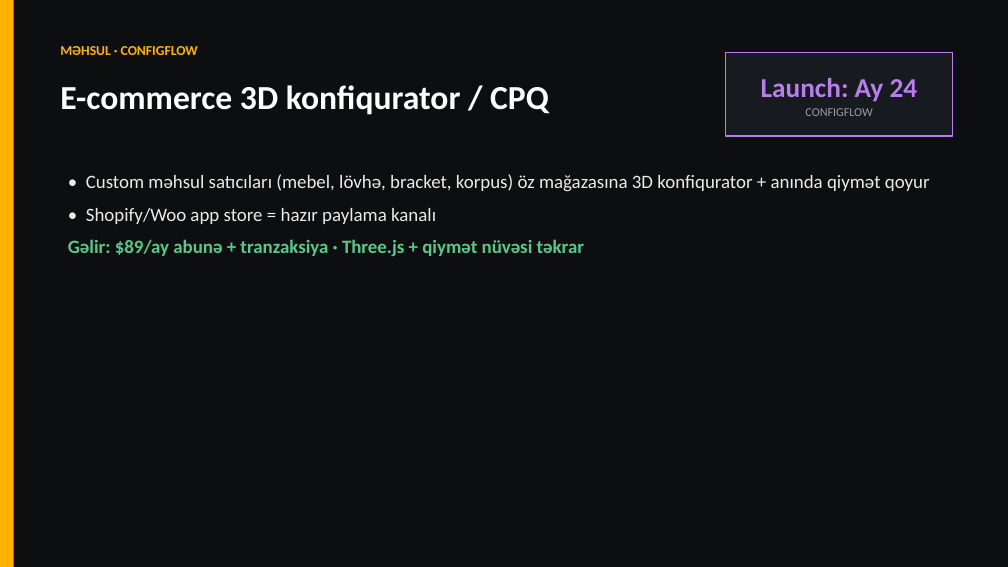
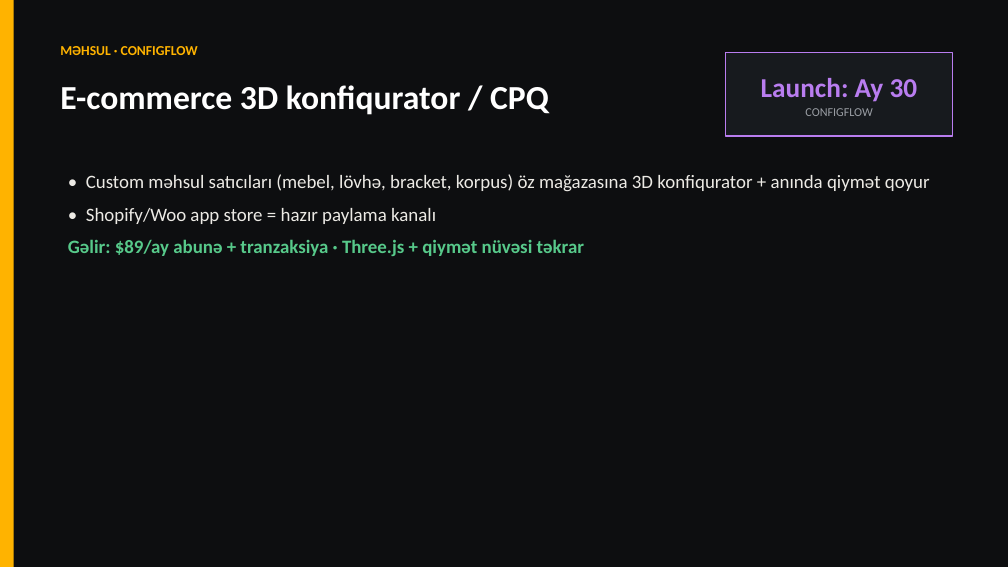
Before and after one commit to amilabbasov02/cnc-and-3d, a slide deck: slide 9 of KAYZEN-Portfel-Pitch-v2.pptx. Drawn at 1008x567 pixels with LibreOffice and Linux fonts; fonts in the diff are those of the drawing. Boxes give left, top, right and bottom in pixels: in the first picture for what was removed or moved away, otherwise in the second. Text is boxed around its words. In the diff, an @@ line names an element or a change of style, - is before the commit and + after.

```diff
--- a/KAYZEN-Portfel-Pitch-v2.pptx
+++ b/KAYZEN-Portfel-Pitch-v2.pptx
@@ text in rectangle at bbox=[761, 78, 918, 102]: text changed @@
-Launch: Ay 24
+Launch: Ay 30
```
Also in this commit, not shown: 11 other slides changed, 18 other files.
